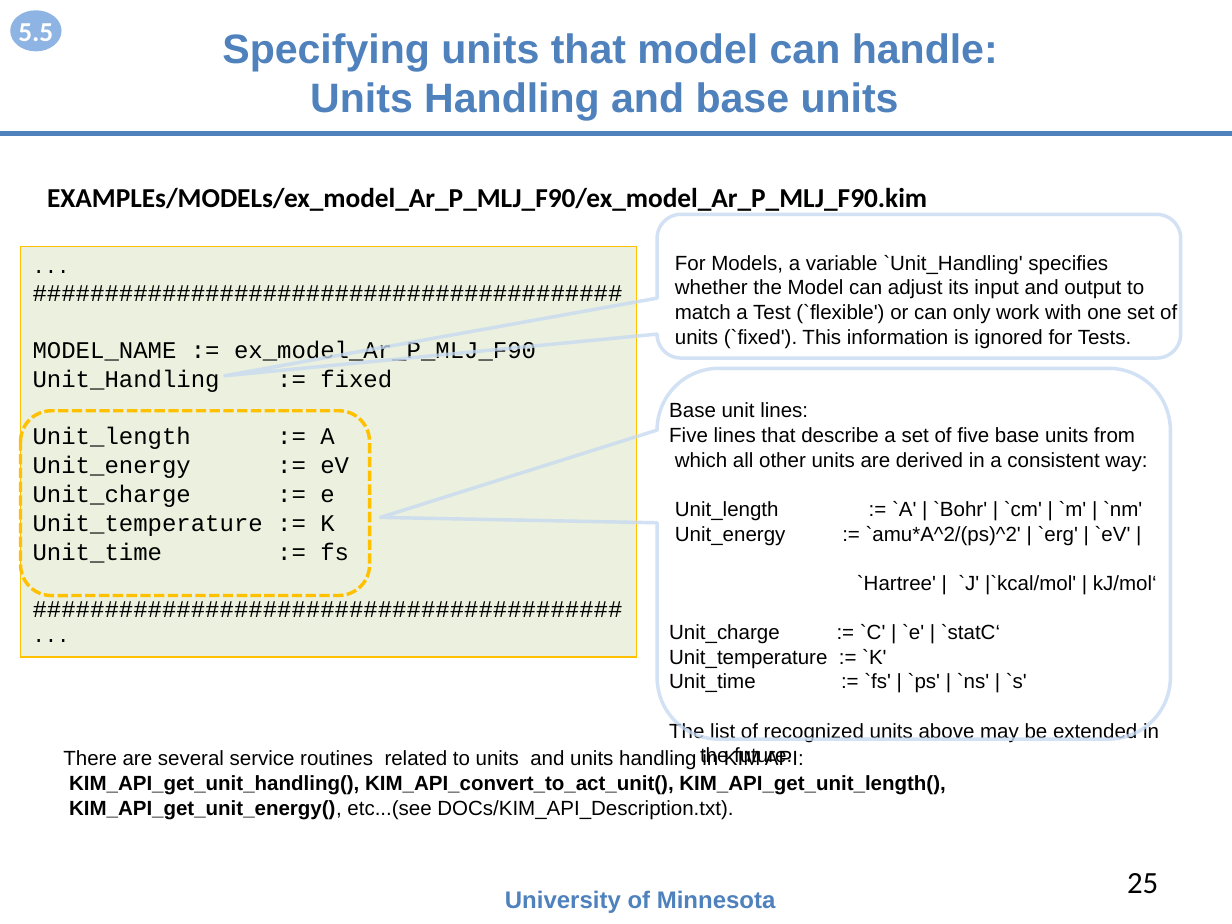
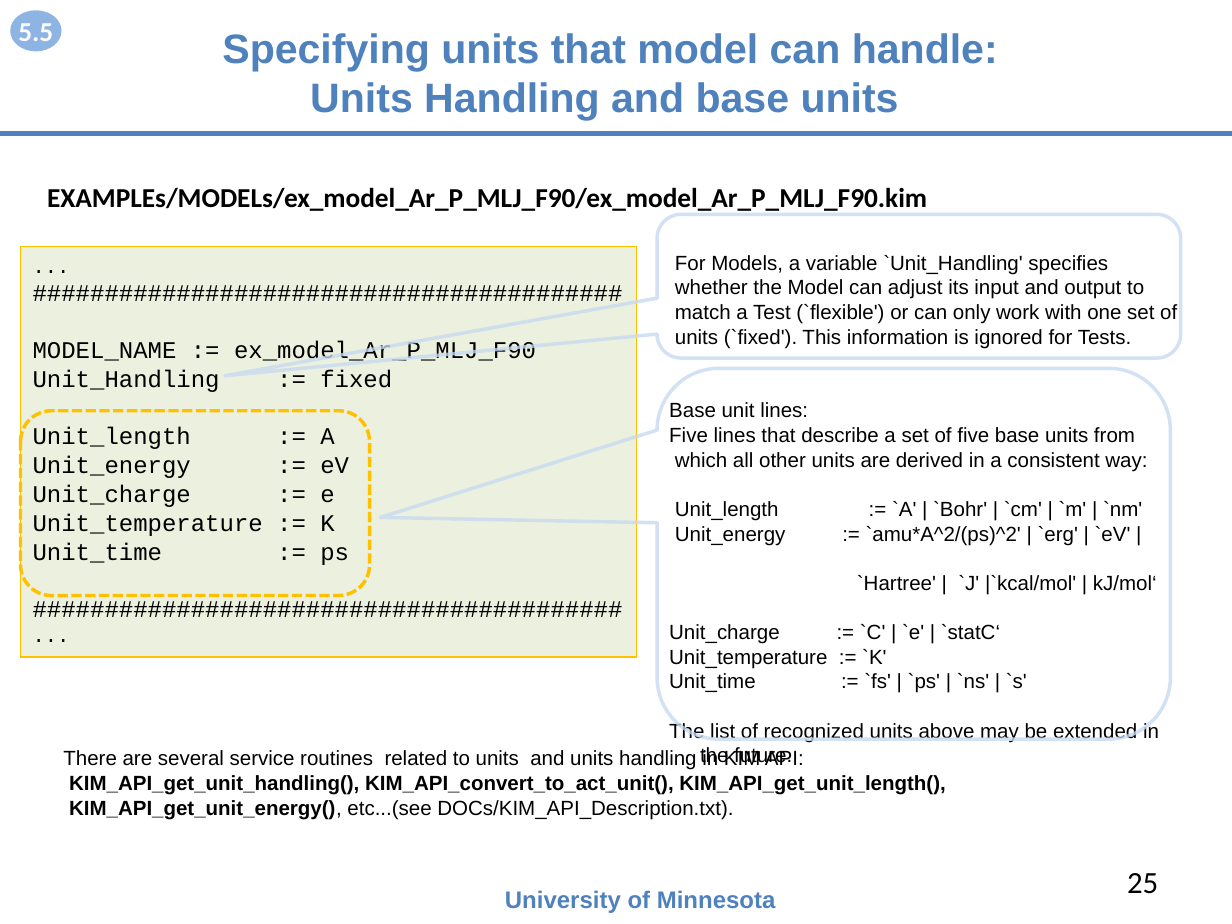
Before and after one commit to openkim/kim-api, a slide deck: slide 25 of DOCs/openkim-api-introduction.pptx. Drawn at 1232x924 pixels with LibreOffice and Linux fonts; fonts in the diff are those of the drawing. Boxes give left, top, right and bottom in pixels: in the first picture for what was removed or moved away, otherwise in the second. Text is boxed around its words. In the diff, an @@ line names an element or a change of style, - is before the commit and + after.

Commit message:
added flexible unit support to ex_model_Ne_P_fastLJ

```diff
--- a/DOCs/openkim-api-introduction.pptx
+++ b/DOCs/openkim-api-introduction.pptx
@@ text in rectangle at bbox=[33, 542, 349, 565]: text changed @@
-Unit_time := fs
+Unit_time := ps
```
Also in this commit, not shown: 1 other slide changed, 28 other files.
